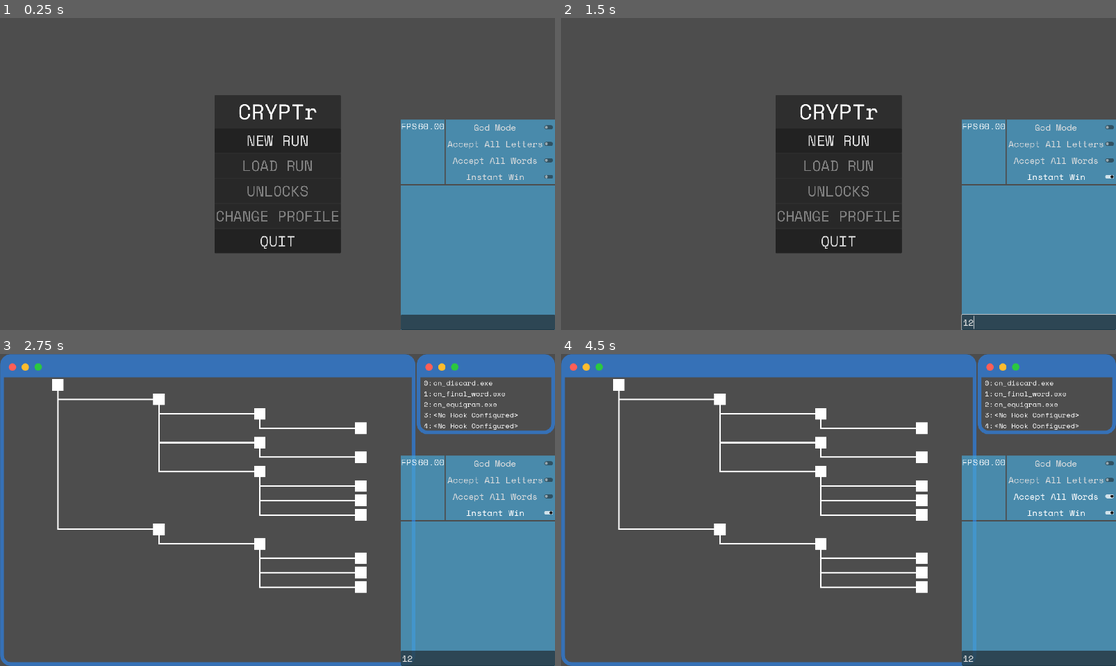
Above: before the commit, frames 1-4 (two rows, left to right).
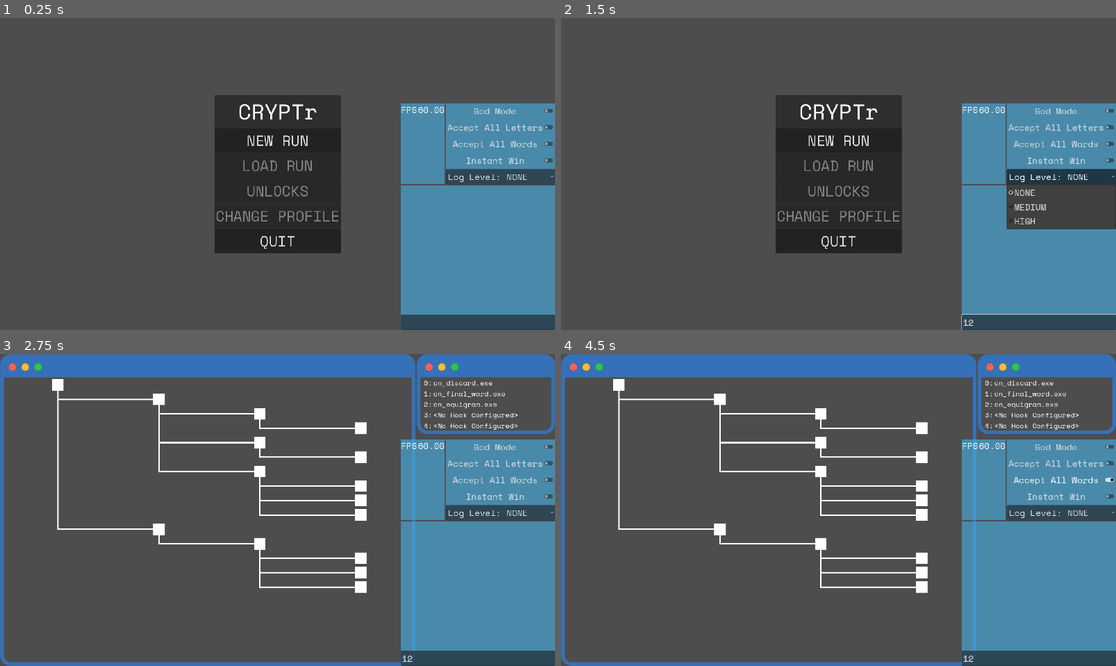
Above: after the commit, the same moments.

Repository: LucasMc17/CRYPTr
Game: Godot game, scene res://root.tscn
The game is run twice, just before and just after one commit, with the same random seed, the same clock (stepped at 60 frames per second) and the same inputs.
Inputs (mouse positions are in pixels of both pictures, inside the frame that each line leads up to):
- Up to frame 1 (0.25 s): no input
- Up to frame 2 (1.5 s): click (1038, 323) at 0.52 s; type "12" at 0.6 s; click (1060, 177) at 1.25 s, where only the run after the commit has a clickable "Log Level: NONE"
- Up to frame 3 (2.75 s): click "NEW RUN" at 2 s
- Up to frame 4 (4.5 s): click "Accept All Letters" at 2.75 s; click "Accept All Letters" at 3.5 s; click "Accept All Words" at 4.25 s

The runs differ from the first frame. In frame 1, 2.8% of the frame differs, in the area x 72-100%, y 27-54%; in frame 2, 5.7%, in the area x 72-100%, y 27-100%; in frame 3, 2.9%; in frame 4, 2.9%.

Commit message:
log level controls

Diff:
--- a/scenes/debug_ui/debug_blocks/debug_controls.gd
+++ b/scenes/debug_ui/debug_blocks/debug_controls.gd
@@ -6,11 +6,15 @@
 @onready var accept_all_words_toggle := %AcceptAllWordsToggle
 @onready var instawin_toggle := %InstawinToggle
 
+@onready var log_level_dropdown := %LogLevelDropdown
+
 func _ready():
 	god_mode_toggle.button_pressed = DebugNode.god_mode
 	accept_all_letters_toggle.button_pressed = DebugNode.accept_all_letters
 	accept_all_words_toggle.button_pressed = DebugNode.accept_all_words
 	instawin_toggle.button_pressed = DebugNode.instawin
+	log_level_dropdown.selected = DebugNode.log_level
+	log_level_dropdown.text = 'Log Level: ' + log_level_dropdown.text
 
 	if DebugNode.god_mode:
 		accept_all_letters_toggle.disabled = true
@@ -40,3 +44,8 @@
 
 func _on_instawin_toggle_toggled(is_on : bool) -> void:
 	DebugNode.instawin = is_on
+
+
+func _on_log_level_dropdown_item_selected(index : int) -> void:
+	DebugNode.log_level = index
+	log_level_dropdown.text = 'Log Level: ' + log_level_dropdown.text
--- a/scenes/debug_ui/debug_blocks/debug_controls.tscn
+++ b/scenes/debug_ui/debug_blocks/debug_controls.tscn
@@ -47,7 +47,19 @@
 text = "Instant Win"
 alignment = 1
 
+[node name="LogLevelDropdown" type="OptionButton" parent="VBoxContainer"]
+unique_name_in_owner = true
+layout_mode = 2
+item_count = 3
+popup/item_0/text = "NONE"
+popup/item_0/id = 0
+popup/item_1/text = "MEDIUM"
+popup/item_1/id = 1
+popup/item_2/text = "HIGH"
+popup/item_2/id = 2
+
 [connection signal="toggled" from="VBoxContainer/GodModeToggle" to="." method="_on_god_mode_toggle_toggled"]
 [connection signal="toggled" from="VBoxContainer/AcceptAllLettersToggle" to="." method="_on_accept_all_letters_toggle_toggled"]
 [connection signal="toggled" from="VBoxContainer/AcceptAllWordsToggle" to="." method="_on_accept_all_words_toggle_toggled"]
 [connection signal="toggled" from="VBoxContainer/InstawinToggle" to="." method="_on_instawin_toggle_toggled"]
+[connection signal="item_selected" from="VBoxContainer/LogLevelDropdown" to="." method="_on_log_level_dropdown_item_selected"]
